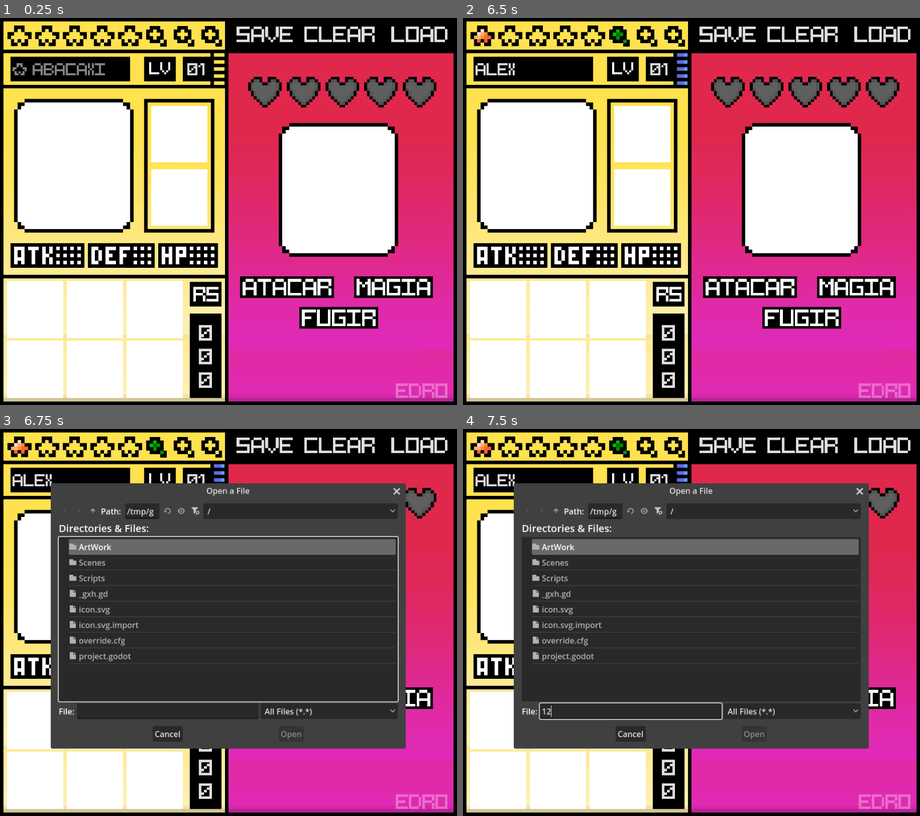
Above: before the commit, frames 1-4 (two rows, left to right).
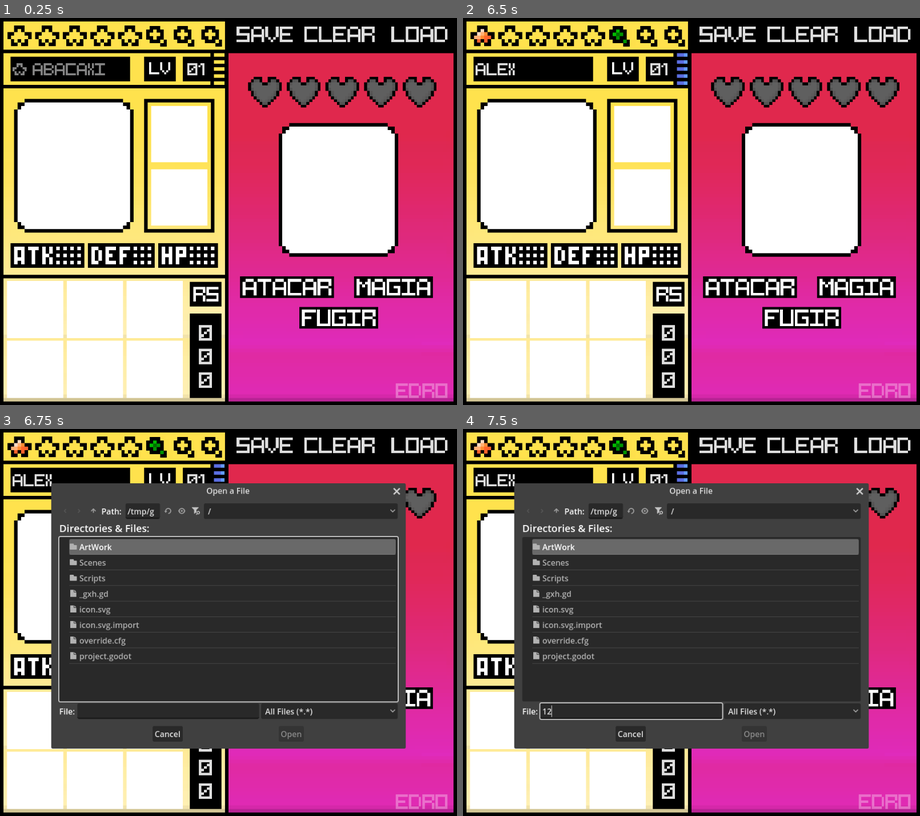
Above: after the commit, the same moments.

Repository: EdroCode/HeroLab
Game: Godot game, scene res://Scenes/base.tscn
Same seed, same stepped clock (60 frames per second), same inputs: the game is played once before the commit and once after it. Sound files missing from this copy of the repository are replaced by a short silence.
Inputs (mouse positions are in pixels of both pictures, inside the frame that each line leads up to):
- Up to frame 1 (0.25 s): no input
- Up to frame 2 (6.5 s): click (531, 72) at 0.52 s; type "Alex" at 0.6 s; click (481, 37) at 1.27 s; click (618, 37) at 2.02 s; click (682, 56) at 2.75 s; click (682, 60) at 3.5 s; click (682, 68) at 4.25 s; click (682, 76) at 5 s; click (682, 83) at 5.75 s
- Up to frame 3 (6.75 s): click (178, 545) at 6.52 s
- Up to frame 4 (7.5 s): click (632, 711) at 7.27 s; type "12" at 7.35 s

Frames 1-2 are identical in both runs. In frame 3, 1.3% of the frame differs, in the area x 11-69%, y 14-83%; in frame 4, 1.2%.

Commit message:
New save system updated

Diff:
--- a/herolab/Scenes/base.tscn
+++ b/herolab/Scenes/base.tscn
@@ -464,10 +464,10 @@
 offset_bottom = -18.65
 
 [node name="LoadDialog" type="FileDialog" parent="."]
-title = "Open a File"
-ok_button_text = "Open"
+title = "Open a Directory"
+ok_button_text = "Select Current Folder"
 dialog_hide_on_ok = true
-file_mode = 0
+file_mode = 2
 access = 2
 use_native_dialog = true
 
@@ -490,5 +490,6 @@
 [connection signal="button_down" from="SidePanel/load" to="SidePanel/load" method="_on_button_down"]
 [connection signal="mouse_entered" from="SidePanel/load" to="SidePanel/load" method="_on_mouse_entered"]
 [connection signal="mouse_exited" from="SidePanel/load" to="SidePanel/load" method="_on_mouse_exited"]
+[connection signal="dir_selected" from="LoadDialog" to="SidePanel/load" method="_on_load_dialog_dir_selected"]
 [connection signal="file_selected" from="LoadDialog" to="SidePanel/load" method="_on_load_dialog_file_selected"]
 [connection signal="dir_selected" from="SaveDialog" to="SidePanel/save" method="_on_file_dialog_dir_selected"]
--- a/herolab/Scripts/GameManager/load.gd
+++ b/herolab/Scripts/GameManager/load.gd
@@ -14,7 +14,8 @@
 	size -= Vector2(4,4)
 
 
-func load_game(path):
+func load_game_data(path):
+
 
 
 	var save_file = FileAccess.open(path, FileAccess.READ)
@@ -68,4 +69,32 @@
 
 
 func _on_load_dialog_file_selected(path: String) -> void:
-	load_game(path)
+	#load_game(path)
+	pass
+
+
+func _on_load_dialog_dir_selected(dir: String) -> void:
+
+	load_game_data(find_first_save_file_in_dir(dir))
+
+
+
+func find_first_save_file_in_dir(dir_path: String) -> String:
+	var dir = DirAccess.open(dir_path)
+	if not dir:
+		print("Failed to open directory: ", dir_path)
+		return ""
+
+	dir.list_dir_begin()
+	var file_name = dir.get_next()
+	while file_name != "":
+		if not dir.current_is_dir() and file_name.ends_with(".save"):
+			var full_path = dir_path + "/" + file_name
+			dir.list_dir_end()
+			print("Found save file: ", full_path)
+			return full_path
+		file_name = dir.get_next()
+
+	dir.list_dir_end()
+	print("No .save file found in: ", dir_path)
+	return ""
--- a/herolab/Scripts/GameManager/save.gd
+++ b/herolab/Scripts/GameManager/save.gd
@@ -38,17 +38,43 @@
 
 
 
-func save_game(path):
+var save_data = null
 
-	var save_data = save()
-	var file = FileAccess.open(path, FileAccess.WRITE)
+# Path - Selected Directory
+
+func create_save_file(path):
+
+	var file_path = path + "/" + save_data["name"] + ".save"
+	var file = FileAccess.open(file_path, FileAccess.WRITE)
 
 	if file:
 		file.store_string(JSON.stringify(save_data))
 		file.close()
-		print("Game saved to: ", path)
+		print("Game File saved to: ", path)
 	else:
-		print("Failed to save game.")
+		print("Failed to save game file.")
+
+func create_save_folder(path):
+
+	# Creates folder
+	var folder_path = path + "/" + save_data["name"] + "_save"
+
+	var error = DirAccess.make_dir_recursive_absolute(folder_path)
+	if error != OK:
+		print("Folder could not be created")
+		return null
+	else:
+		print("Folder Created in " + folder_path)
+		return folder_path
+
+
+
+
+func save_game(dir):
+
+	var folder_path = create_save_folder(dir)
+	create_save_file(folder_path)
+
 
 
 
@@ -61,9 +87,5 @@
 
 func _on_file_dialog_dir_selected(dir: String) -> void:
 	print("Selected directory: ", dir)
-
-	var s_name = save()["filename"]
-	var save_name = s_name + ".save"
-	var full_path = dir.rstrip("/") + "/" + save_name
-
-	save_game(full_path)
+	save_data = save()
+	save_game(dir)
